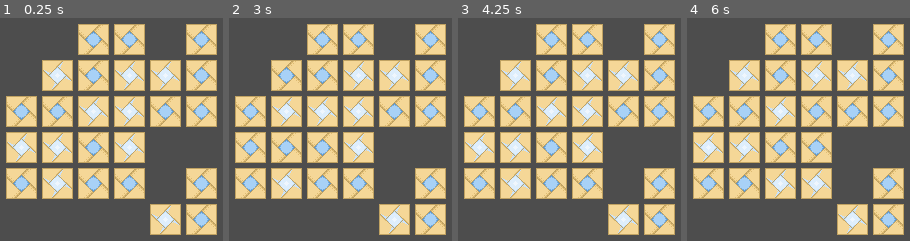
Above: before the commit, frames 1-4 (left to right).
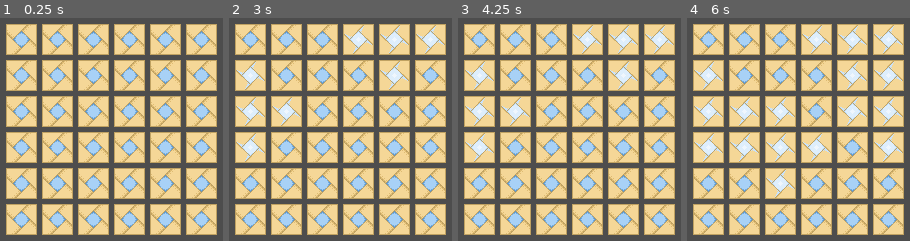
Above: after the commit, the same moments.

Repository: dencheek1/windows
Game: Godot game, scene res://scenes/game.tscn
Same seed, same stepped clock (60 frames per second), same inputs: the game is played once before the commit and once after it.
Inputs (mouse positions are in pixels of both pictures, inside the frame that each line leads up to):
- Up to frame 1 (0.25 s): no input
- Up to frame 2 (3 s): click (251, 111) at 0.52 s; click (251, 111) at 1.27 s; click (251, 111) at 2.02 s; tap Enter at 2.75 s; move the mouse to (394, 35) at 2.77 s; click (394, 35) at 2.92 s
- Up to frame 3 (4.25 s): tap Space at 3.5 s; move the mouse to (518, 80) at 3.52 s; click (518, 80) at 3.67 s
- Up to frame 4 (6 s): tap Enter at 4.25, 5.75 s; move the mouse to (outside the picture) at 4.27 s; click (outside the picture) at 4.42 s; tap Space at 5 s; move the mouse to (785, 147) at 5.02 s; click (785, 147) at 5.17 s; move the mouse to (872, 125) at 5.77 s; click (872, 125) at 5.92 s

The runs differ from the first frame. In frame 1, 26% of the frame differs, in the area x 2-98%, y 2-98%; in frame 2, 26%; in frame 3, 27%; in frame 4, 28%.
Error after the commit: Attempt to call function 'get_32' in base 'null instance' on a null instance. (res://scripts/game.gd:10)

Commit message:
dim inactive cells, store level

Diff:
--- a/node.gd
+++ b/node.gd
@@ -48,12 +48,14 @@
 	$AnimatedSprite2D.frame = state
 
 func makeActive() -> void:
-	$AnimatedSprite2D.visible = true
+	#$AnimatedSprite2D.visible = true
+	$AnimatedSprite2D.set_self_modulate(Color.WHITE)
 	active = true
 
 func makeInactive()  -> void:
 	active = false
-	$AnimatedSprite2D.visible = false
+	$AnimatedSprite2D.set_self_modulate(Color.DIM_GRAY)
+	#$AnimatedSprite2D.visible = false
 
 
 func isActive() -> bool:
--- a/scenes/game.tscn
+++ b/scenes/game.tscn
@@ -1,10 +1,12 @@
-[gd_scene load_steps=4 format=3 uid="uid://cjrkqku7nwsdp"]
+[gd_scene load_steps=5 format=3 uid="uid://cjrkqku7nwsdp"]
 
+[ext_resource type="Script" path="res://scripts/game.gd" id="1_rajkf"]
 [ext_resource type="Script" path="res://scripts/event_manager.gd" id="1_wk5qb"]
 [ext_resource type="PackedScene" uid="uid://tvkvdc0c0wc3" path="res://scenes/node.tscn" id="2_wb4fa"]
 [ext_resource type="PackedScene" uid="uid://cii8xlyv7oso7" path="res://scenes/cell_grid.tscn" id="3_khw6c"]
 
 [node name="game" type="Node2D"]
+script = ExtResource("1_rajkf")
 
 [node name="event_manager" type="Node" parent="."]
 script = ExtResource("1_wk5qb")
--- a/scripts/cell_grid.gd
+++ b/scripts/cell_grid.gd
@@ -56,7 +56,8 @@
 
 	#print_debug(id_list)
 	for nid in id_list:
-		nodes[nid].changeState()
+		if nodes[nid].isActive():
+			nodes[nid].changeState()
 
 
 func get_all_nodes() -> Dictionary:
--- a/scripts/event_manager.gd
+++ b/scripts/event_manager.gd
@@ -2,15 +2,12 @@
 
 @export var mask: int
 @export var level:int = 0
-
+@export var filename:String
 var rng = RandomNumberGenerator.new()
 
 # Called when the node enters the scene tree for the first time.
 func _ready() -> void:
-	var solution = generate_level(6,mask,level,7)
-	var nodes = $cell_grid.get_all_nodes()
-	print_debug(solution)
-	prepare_field(mask,solution,nodes,6)
+	pass
 
 
 
@@ -20,14 +17,17 @@
 
 
 func _on_cell_grid_pressed(id: int) -> void:
-	print_debug(id)
-	$cell_grid.update_nodes(mask, id)
+	if $cell_grid.get_all_nodes()[id].isActive() :
+		$cell_grid.update_nodes(mask, id)
 	if are_all_set():
 		level += 1
-		var solution = generate_level(6,mask,level,12)
-		var nodes = $cell_grid.get_all_nodes()
-		print_debug(solution)
-		prepare_field(mask,solution,nodes,6)
+		var file = FileAccess.open("res://saved_game.dat", FileAccess.WRITE)
+		file.store_32(level)
+		file.close()
+		reload_level()
+
+
+
 
 #asume field is square
 func prepare_field(mask:int, solution: Array[int], nodes:Dictionary, size: int) -> void:
@@ -83,3 +83,9 @@
 
 func init_grid(size:int, level_seed: Array[int]) -> void:
 	pass
+
+func reload_level() -> void:
+	var solution = generate_level(6,mask,level,9)
+	print_debug(solution)
+	print_debug(level)
+	prepare_field( mask, solution,$cell_grid.get_all_nodes(),6)
--- /dev/null
+++ b/scripts/game.gd
@@ -0,0 +1,19 @@
+extends Node2D
+
+
+# Called when the node enters the scene tree for the first time.
+func _ready() -> void:
+	#load save
+	var file = FileAccess.open("res://saved_game.dat", FileAccess.READ)
+	#$event_manager.level = file.get_32()
+	$event_manager.mask = 0b010111010
+	$event_manager.level = file.get_32()
+	$event_manager.reload_level()
+	print_debug()
+	file.close()
+	 # Replace with function body.
+
+
+# Called every frame. 'delta' is the elapsed time since the previous frame.
+func _process(delta: float) -> void:
+	pass
Not shown, changed: .gitignore
